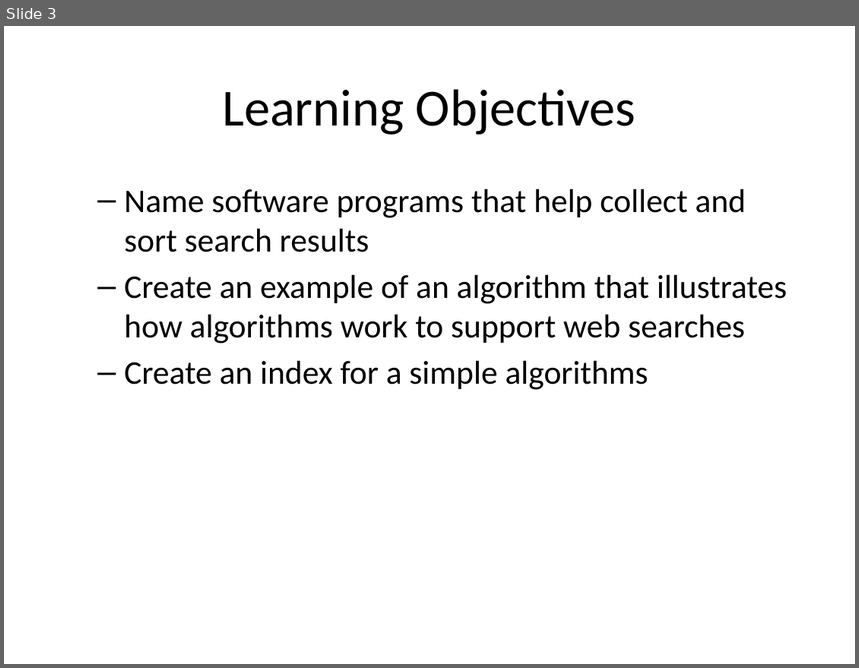
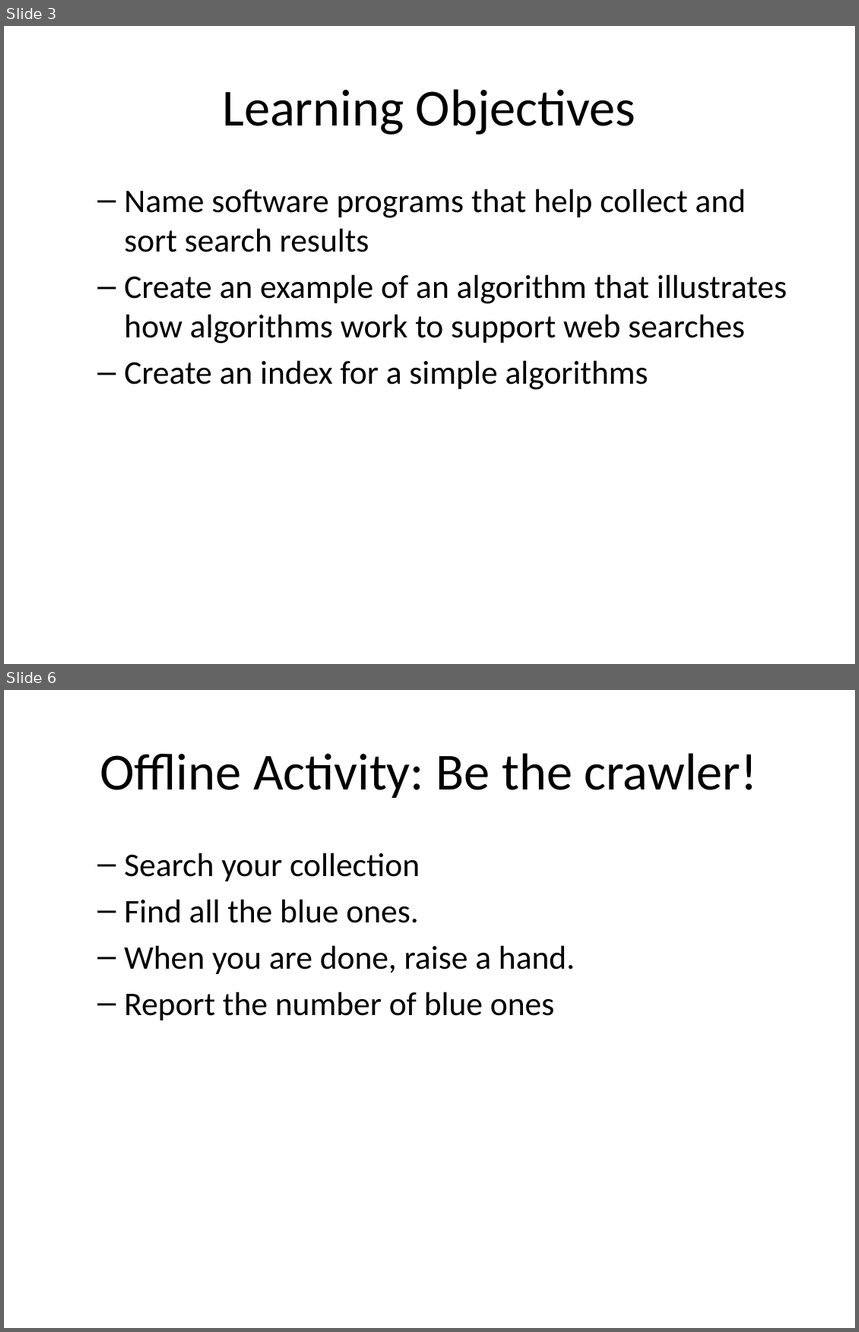
Before and after one commit to mr-eggleton/web-lit-core, a slide deck: powerpoints/04-search-party.pptx. Shown one above the other, each under a label of ours: slide 3 before the commit, slides 3 and 6 after it; the slides between them are not shown. The pictures are 859x668 and 859x1332 pixels, drawn with LibreOffice and Linux fonts; fonts in the diff are those of the drawing. Boxes give left, top, right and bottom in pixels: in the first picture for what was removed or moved away, otherwise in the second. Text is boxed around its words. In the diff, an @@ line names an element or a change of style, - is before the commit and + after.

Commit message:
04-Search Party

```diff
--- a/powerpoints/04-search-party.pptx
+++ b/powerpoints/04-search-party.pptx
@@ slide 6 added at [4, 690, 855, 1328], background #FFFFFF @@
@@ title added at [100, 753, 758, 798], 44 pt, text #000000 @@
+Offline Activity: Be the crawler!
@@ text added at [124, 853, 575, 1021], 28 pt, text #000000 @@
+  – Search your collection
+  – Find all the blue ones.
+  – When you are done, raise a hand.
+  – Report the number of blue ones
```
Also in this commit, not shown: 4 slides changed, 7 other slides added, 1 slide removed, 3 other files.
